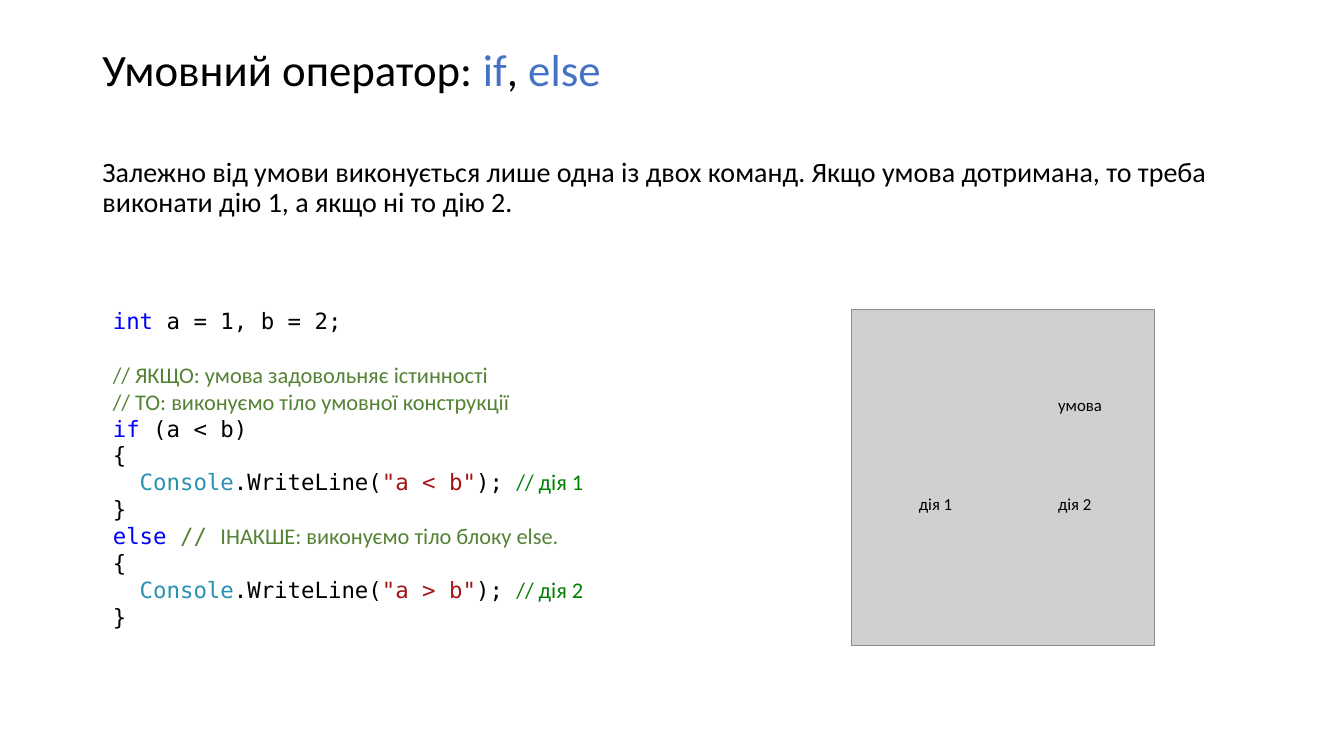
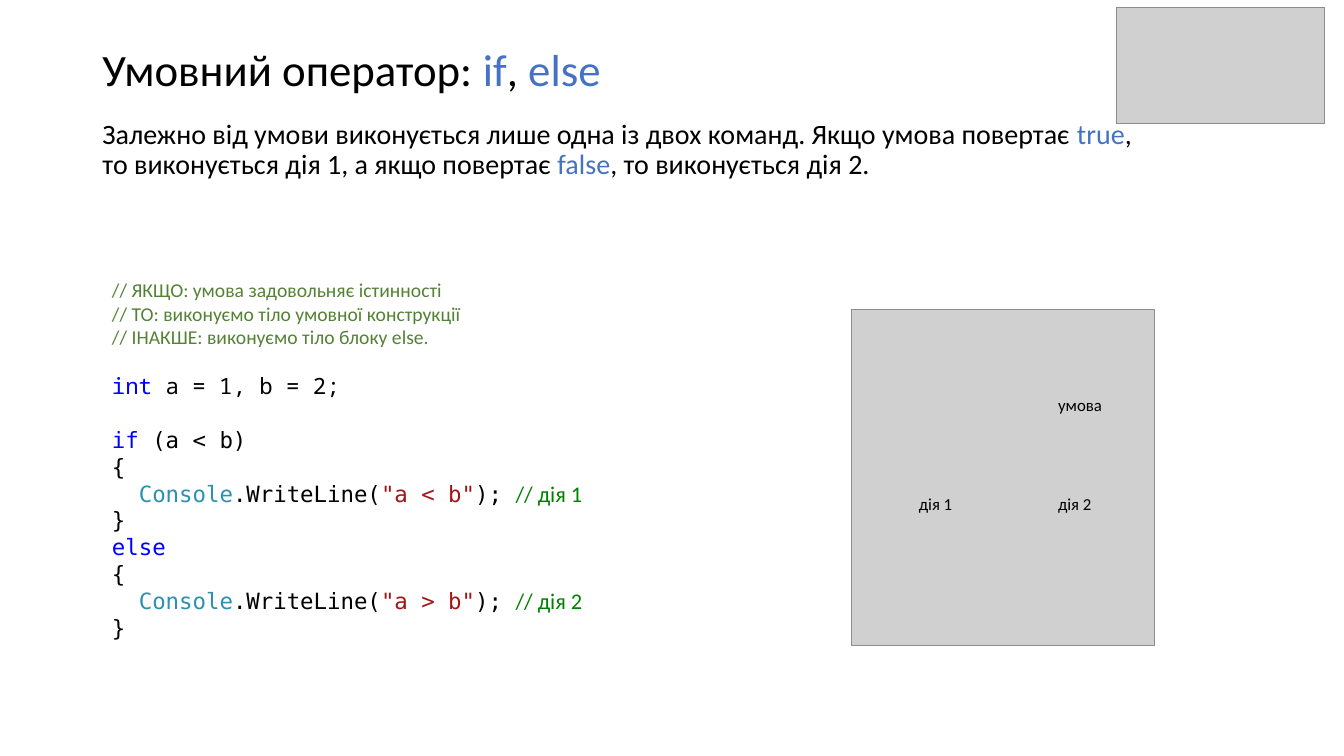
Before and after one commit to IT-Academy2020/Lesson_003_Conditions, a slide deck: slide 6 of Lesson3.pptx (slide 5 before the commit). Drawn at 1344x756 pixels with LibreOffice and Linux fonts; fonts in the diff are those of the drawing; grey boxes stand for pictures. Boxes give left, top, right and bottom in pixels: in the first picture for what was removed or moved away, otherwise in the second. Text is boxed around its words. In the diff, an @@ line names an element or a change of style, - is before the commit and + after.

```diff
--- a/Lesson3.pptx
+++ b/Lesson3.pptx
@@ picture added at (x1=1116, y1=7, x2=1325, y2=123) @@
@@ text at (x1=102, y1=121, x2=1132, y2=179): text changed @@
-Залежно від умови виконується лише одна із двох команд. Якщо умова дотримана, то треба виконати дію 1, а якщо ні то дію 2.
+Залежно від умови виконується лише одна із двох команд. Якщо умова повертає true, то виконується дія 1, а якщо повертає false, то виконується дія 2.
@@ text "// ЯКЩО: умова задовольняє істинності" moved from (x1=113, y1=312, x2=583, y2=602) to (x1=112, y1=283, x2=582, y2=613) @@
@@ text at (x1=132, y1=283, x2=460, y2=324): size 16 to 14 pt in "// ЯКЩО: умова задовольняє істинності", "// ТО: виконуємо тіло умовної конструкції" @@
@@ text at (x1=113, y1=312, x2=342, y2=332): paragraph removed @@
-int a = 1, b = 2;
@@ text at (x1=112, y1=330, x2=429, y2=397): paragraphs added @@
+// ІНАКШЕ: виконуємо тіло блоку else.
+int a = 1, b = 2;
@@ text at (x1=112, y1=538, x2=166, y2=556): text changed; font Calibri to DejaVu Sans Mono; text colour #548235 to #0000FF @@
-else // ІНАКШЕ: виконуємо тіло блоку else.
+else
```
Also in this commit, not shown: 7 other slides changed, 2 slides added.
